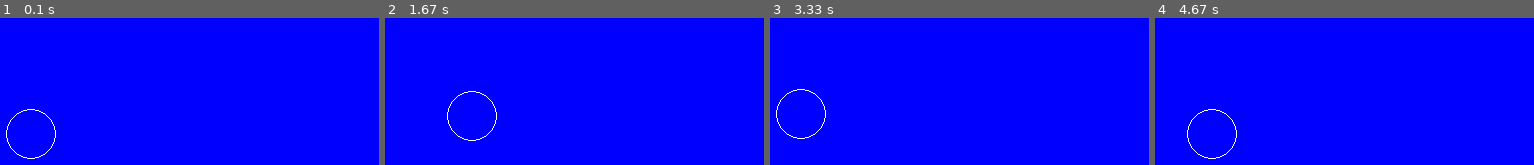
Above: before the commit, frames 1-4 (left to right).
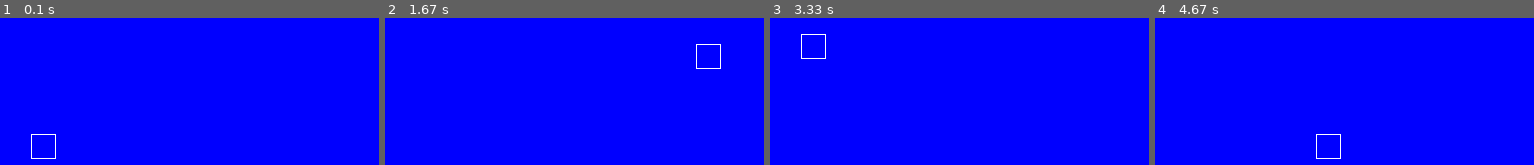
Above: after the commit, the same moments.

Repository: saegl5/myprojects
Game: pygame game, started from Codes/pygame_interaction_part_3.py
Two runs of this game, one before a commit and one after it. Both use one fixed random seed, a clock stepped at 60 frames per second and the inputs below.
Inputs:
- Up to frame 1 (0.1 s): no input
- Up to frame 2 (1.67 s): hold Right 0.33-0.8 s; hold Up 0.83-1.13 s; hold Right 1.17-1.63 s
- Up to frame 3 (3.33 s): hold Left 1.67-2.2 s; hold Down 2.23-2.53 s; hold Left 2.57-2.97 s; hold Up from 3 s (still down)
- Up to frame 4 (4.67 s): release Up at 3.37 s; hold Right 3.4-4.03 s; hold Down 4.07-4.43 s; hold Left from 4.47 s (still down)

The runs differ from the first frame. In frame 1, 0.4% of the frame differs, in the area x 1-15%, y 61-96%; in frame 2, 0.4%, in the area x 16-89%, y 17-84%; in frame 3, 0.4%; in frame 4, 0.4%.

Commit message:
converted circle to rectangle and increased increments

Diff:
--- a/Codes/pygame-interaction-part-4/pygame_interaction_part_4.py
+++ b/Codes/pygame-interaction-part-4/pygame_interaction_part_4.py
@@ -18,11 +18,11 @@
 pygame.display.set_caption("QUESTABOX's Cool Game") # title, example
 
 # --- Functions
-# def draw_circle(COLOR, x, y, radius, width):
-#     pygame.draw.circle(screen, COLOR, (x, y), radius, width)
-def draw_circle(x, y, radius):
-    # Draw a circle
-    pygame.draw.circle(screen, WHITE, (x, y), radius, width=1)
+# def draw_rect(COLOR, x, y, W, H, width):
+#     pygame.draw.rect(screen, COLOR, (x, y, W, H), width)
+def draw_rect(x, y, W, H):
+    # Draw a rectangle
+    pygame.draw.rect(screen, WHITE, (x, y, W, H), width=1)
 # -------------
 
 while True: # keeps display open
@@ -33,13 +33,13 @@
         # --- Keyboard events
         elif action.type == pygame.KEYDOWN: # "elif" means else if
             if action.key == pygame.K_LEFT: # note "action.key"
-                x_increment = -1 # "-1" is optional
+                x_increment = -5 # "-5" is optional
             elif action.key == pygame.K_RIGHT:
-                x_increment = 1
+                x_increment = 5
             elif action.key == pygame.K_UP: # recall that y increases going downward
-                y_increment = -1  # note "y_increment," and recall that y increases going downward
+                y_increment = -5  # note "y_increment," and recall that y increases going downward
             elif action.key == pygame.K_DOWN:
-                y_increment = 1
+                y_increment = 5
             elif action.key == pygame.K_RETURN:
                 click_sound.play()
         elif action.type == pygame.KEYUP:
@@ -49,20 +49,20 @@
     # --- Game logic
     x_offset += x_increment
     y_offset += y_increment
-    if size[0]/2+x_offset < 0:
-        x_offset = -size[0]/2 # prevent center point from passing left edge, solved for x_offset
-    elif size[0]/2+x_offset > size[0]:
-        x_offset = size[0]-size[0]/2
-    if size[1]/2+y_offset < 0: # note "if"
-        y_offset = -size[1]/2 # prevent center point from passing top edge, solved for y_offset
-    elif size[1]/2+y_offset > size[1]:
-        y_offset = size[1]-size[1]/2
+    if size[0]/2+x_offset <= 0:
+        x_offset = -size[0]/2 # prevent rectangle from passing left edge, solved for x_offset
+    elif size[0]/2+x_offset+25 >= size[0]:
+        x_offset = size[0]-size[0]/2-25
+    if size[1]/2+y_offset <= 0: # note "if"
+        y_offset = -size[1]/2 # prevent rectangle from passing top edge, solved for y_offset
+    elif size[1]/2+y_offset+25 >= size[1]:
+        y_offset = size[1]-size[1]/2-25
     # --------------
     screen.fill(BLUE) # clear the display
     # --- Drawing code
-    # pygame.draw.circle(screen, WHITE, (size[0]/2, size[1]/2), radius=25, width=1)
-    # draw_circle(size[0]/2, size[1]/2, 25) # call function and input parameters
-    draw_circle(size[0]/2+x_offset, size[1]/2+y_offset, 25) # call function, input parameters, and rely on keyboard
+    # pygame.draw.rect(screen, WHITE, (size[0]/2, size[1]/2, 25, 25), width=1)
+    # draw_rect(size[0]/2, size[1]/2, 25, 25) # call function and input parameters
+    draw_rect(size[0]/2+x_offset, size[1]/2+y_offset, 25, 25) # call function, input parameters, and rely on keyboard
     # ----------------
     pygame.display.flip() # update the display
     clock.tick(60) # maximum 60 frames per second
--- a/Codes/pygame_interaction_part_3.py
+++ b/Codes/pygame_interaction_part_3.py
@@ -17,11 +17,11 @@
 pygame.display.set_caption("QUESTABOX's Cool Game") # title, example
 
 # --- Functions
-# def draw_circle(COLOR, x, y, radius, width):
-#     pygame.draw.circle(screen, COLOR, (x, y), radius, width)
-def draw_circle(x, y, radius):
-    # Draw a circle
-    pygame.draw.circle(screen, WHITE, (x, y), radius, width=1)
+# def draw_rect(COLOR, x, y, W, H, width):
+#     pygame.draw.rect(screen, COLOR, (x, y, W, H), width)
+def draw_rect(x, y, W, H):
+    # Draw a rectangle
+    pygame.draw.rect(screen, WHITE, (x, y, W, H), width=1)
 # -------------
 
 while True: # keeps display open
@@ -32,13 +32,13 @@
         # --- Keyboard events
         elif action.type == pygame.KEYDOWN: # "elif" means else if
             if action.key == pygame.K_LEFT: # note "action.key"
-                x_increment = -1 # "-1" is optional
+                x_increment = -5 # "-5" is optional
             elif action.key == pygame.K_RIGHT:
-                x_increment = 1
+                x_increment = 5
             elif action.key == pygame.K_UP: # recall that y increases going downward
-                y_increment = -1  # note "y_increment," and recall that y increases going downward
+                y_increment = -5  # note "y_increment," and recall that y increases going downward
             elif action.key == pygame.K_DOWN:
-                y_increment = 1
+                y_increment = 5
         elif action.type == pygame.KEYUP:
             x_increment = 0
             y_increment = 0
@@ -46,20 +46,20 @@
     # --- Game logic
     x_offset += x_increment
     y_offset += y_increment
-    if size[0]/2+x_offset < 0:
-        x_offset = -size[0]/2 # prevent center point from passing left edge, solved for x_offset
-    elif size[0]/2+x_offset > size[0]:
-        x_offset = size[0]-size[0]/2
-    if size[1]/2+y_offset < 0: # note "if"
-        y_offset = -size[1]/2 # prevent center point from passing top edge, solved for y_offset
-    elif size[1]/2+y_offset > size[1]:
-        y_offset = size[1]-size[1]/2
+    if size[0]/2+x_offset <= 0:
+        x_offset = -size[0]/2 # prevent rectangle from passing left edge, solved for x_offset
+    elif size[0]/2+x_offset+25 >= size[0]:
+        x_offset = size[0]-size[0]/2-25
+    if size[1]/2+y_offset <= 0: # note "if"
+        y_offset = -size[1]/2 # prevent rectangle from passing top edge, solved for y_offset
+    elif size[1]/2+y_offset+25 >= size[1]:
+        y_offset = size[1]-size[1]/2-25
     # --------------
     screen.fill(BLUE) # clear the display
     # --- Drawing code
-    # pygame.draw.circle(screen, WHITE, (size[0]/2, size[1]/2), radius=25, width=1)
-    # draw_circle(size[0]/2, size[1]/2, 25) # call function and input parameters
-    draw_circle(size[0]/2+x_offset, size[1]/2+y_offset, 25) # call function, input parameters, and rely on keyboard
+    # pygame.draw.rect(screen, WHITE, (size[0]/2, size[1]/2, 25, 25), width=1)
+    # draw_rect(size[0]/2, size[1]/2, 25, 25) # call function and input parameters
+    draw_rect(size[0]/2+x_offset, size[1]/2+y_offset, 25, 25) # call function, input parameters, and rely on keyboard
     # ----------------
     pygame.display.flip() # update the display
     clock.tick(60) # maximum 60 frames per second
